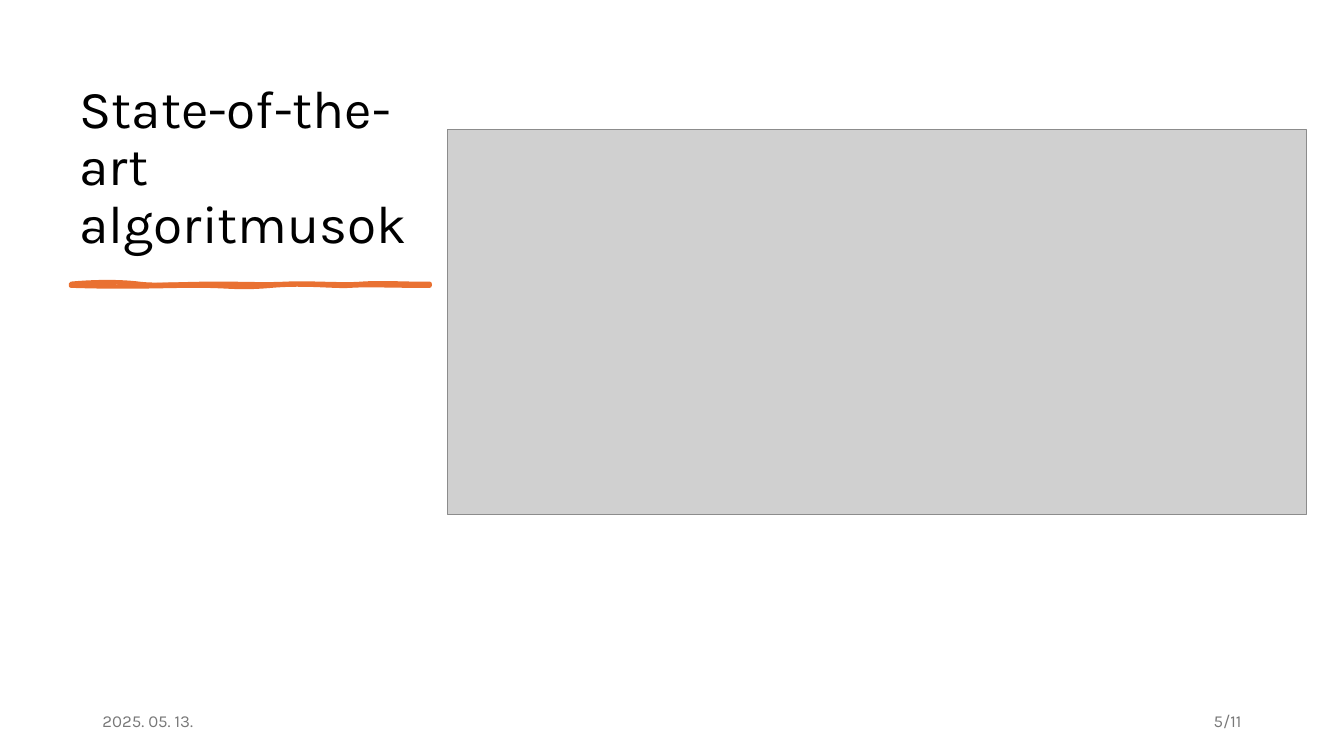
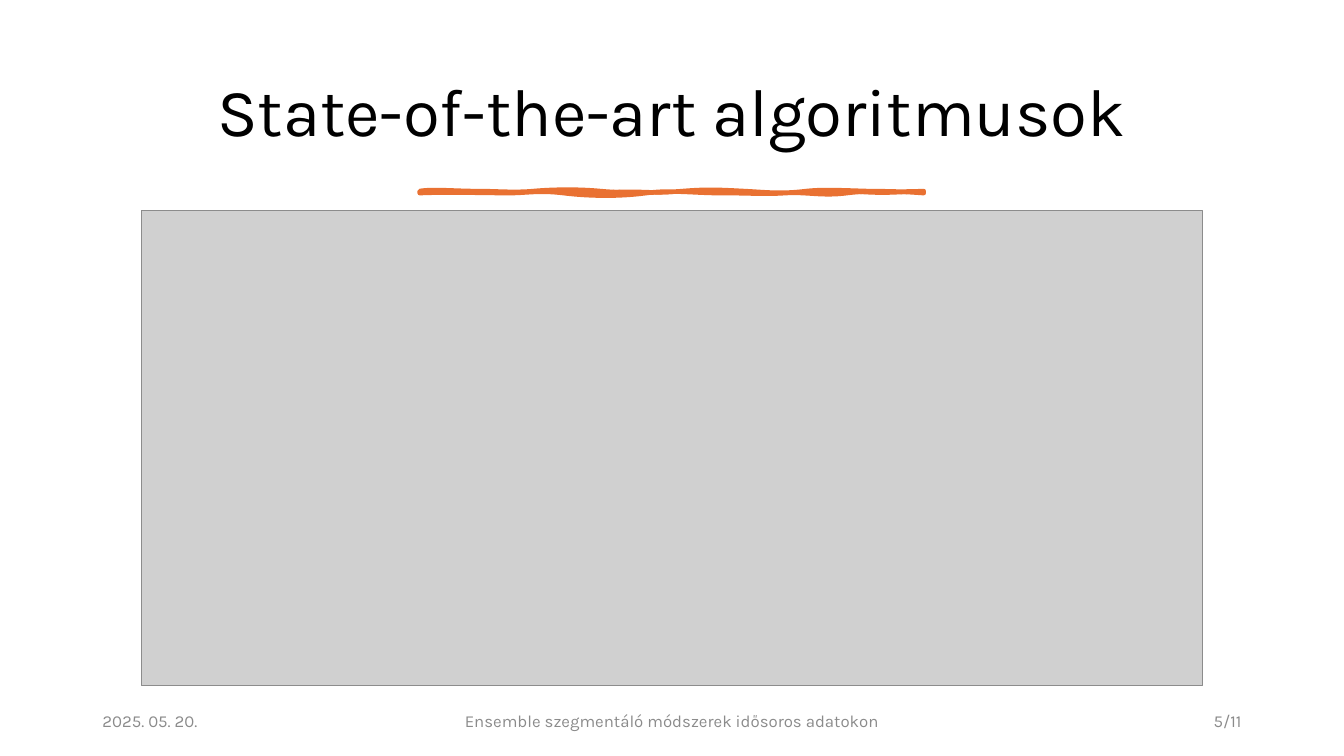
Before and after one commit to czotterbenedek/time-series-ensemble-segmentation, a slide deck: slide 5 of bemutato.pptx. Drawn at 1344x756 pixels with LibreOffice and Linux fonts; fonts in the diff are those of the drawing; grey boxes stand for pictures. Boxes give left, top, right and bottom in pixels: in the first picture for what was removed or moved away, otherwise in the second. Text is boxed around its words. In the diff, an @@ line names an element or a change of style, - is before the commit and + after.

```diff
--- a/bemutato.pptx
+++ b/bemutato.pptx
@@ title "State-of-the-art algoritmusok" moved from (x1=80, y1=91, x2=407, y2=256) to (x1=217, y1=89, x2=1125, y2=153) @@
@@ title "State-of-the-art algoritmusok" at (x1=217, y1=89, x2=1125, y2=153): size 38 to 48 pt; alignment left to centre; vertical alignment bottom to middle @@
@@ freeform shape added at (x1=419, y1=192, x2=924, y2=194), fill #E97132, outline #E97132 3.25 pt @@
@@ picture resized from (x1=448, y1=130, x2=1307, y2=514) to (x1=141, y1=211, x2=1203, y2=686) @@
@@ freeform shape removed at (x1=71, y1=283, x2=430, y2=285) @@
@@ text at (x1=102, y1=716, x2=198, y2=727): text changed; text colour #797979 to #8C8C8C @@
-2025. 05. 13.
+2025. 05. 20.
@@ text added at (x1=465, y1=714, x2=879, y2=731), 12 pt, text #8C8C8C @@
+Ensemble szegmentáló módszerek idősoros adatokon
@@ page number at (x1=1214, y1=715, x2=1242, y2=728): text colour #797979 to #8C8C8C @@
```
Also in this commit, not shown: 10 other slides changed, 1 other file.
